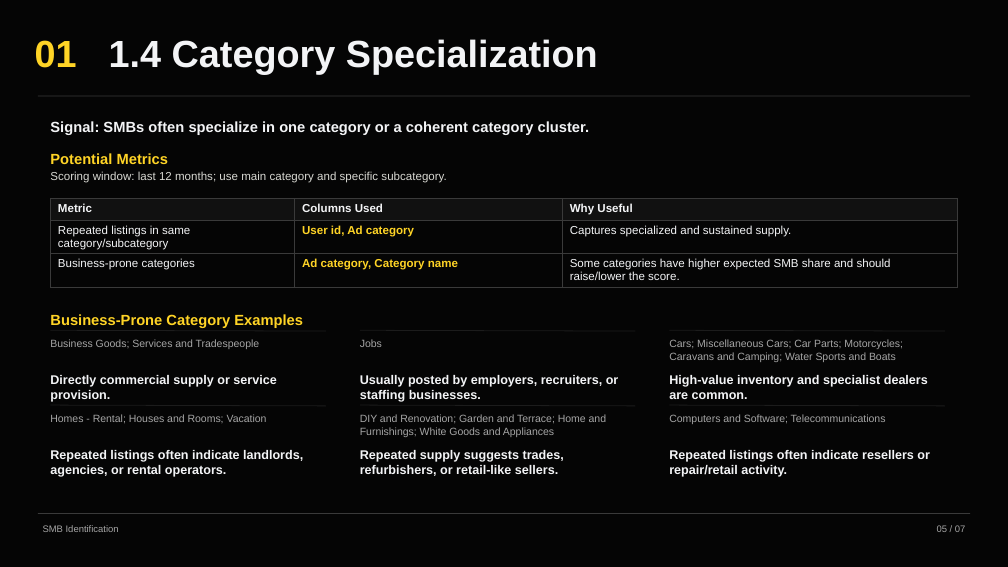
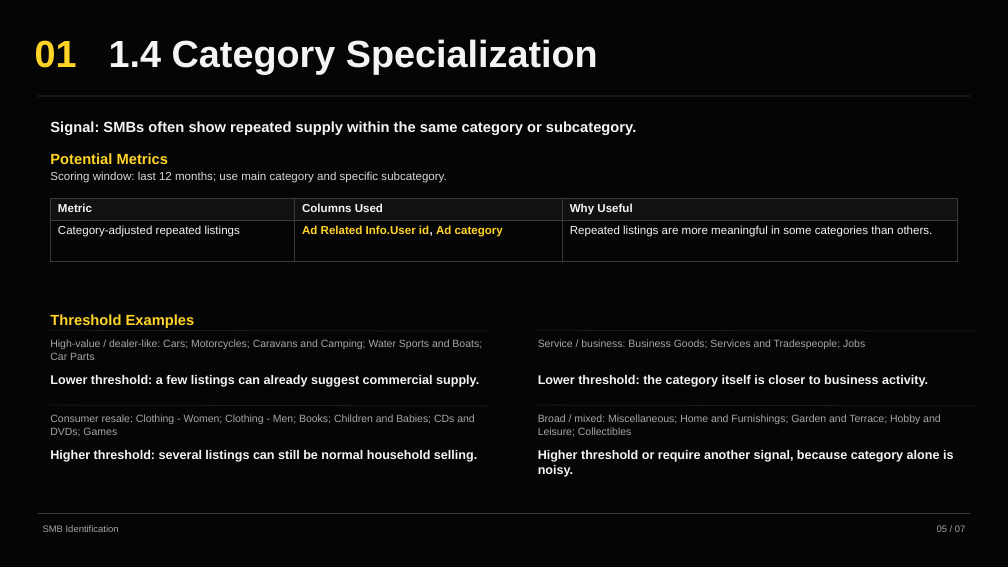
Before and after one commit to omer-t/marktplaats-assignment, a slide deck: slide 6 of deliverables/smb_bundles/assignment_2_smb_bundles.pptx. Drawn at 1008x567 pixels with LibreOffice and Linux fonts; fonts in the diff are those of the drawing. Boxes give left, top, right and bottom in pixels: in the first picture for what was removed or moved away, otherwise in the second. Text is boxed around its words. In the diff, an @@ line names an element or a change of style, - is before the commit and + after.

```diff
--- a/deliverables/smb_bundles/assignment_2_smb_bundles.pptx
+++ b/deliverables/smb_bundles/assignment_2_smb_bundles.pptx
@@ text at [50,121,636,135]: text changed @@
-Signal: SMBs often specialize in one category or a coherent category cluster.
+Signal: SMBs often show repeated supply within the same category or subcategory.
@@ table at [51,198,958,261] @@
-row 2: Repeated listings in same category/subcategory | User id, Ad category | Captures specialized and sustained supply.
-row 3: Business-prone categories | Ad category, Category name | Some categories have higher expected SMB share and should raise/lower the score.
+row 2: Category-adjusted repeated listings | Ad Related Info.User id, Ad category | Repeated listings are more meaningful in some categories than others.
@@ text at [50,314,195,328]: text changed @@
-Business-Prone Category Examples
+Threshold Examples
@@ text at [50,339,482,360]: text changed @@
-Business Goods; Services and Tradespeople
+High-value / dealer-like: Cars; Motorcycles; Caravans and Camping; Water Sports and Boats; Car Parts
@@ line moved from (51, 330) - (326, 331) to (51, 330) - (488, 331) @@
@@ line moved from (360, 330) - (636, 331) to (538, 330) - (975, 331) @@
@@ text at [538,339,865,349]: text changed @@
-Jobs
+Service / business: Business Goods; Services and Tradespeople; Jobs
@@ text at [50,375,479,387]: text changed @@
-Directly commercial supply or service provision.
+Lower threshold: a few listings can already suggest commercial supply.
@@ text removed at [360,375,619,402] @@
-Usually posted by employers, recruiters, or staffing businesses.
@@ text added at [538,375,928,387], 12 pt, text #F3F4F6, bold @@
+Lower threshold: the category itself is closer to business activity.
@@ text removed at [669,375,928,399] @@
-High-value inventory and specialist dealers are common.
@@ text at [50,414,474,436]: text changed @@
-Cars; Miscellaneous Cars; Car Parts; Motorcycles; Caravans and Camping; Water Sports and Boats
+Consumer resale: Clothing - Women; Clothing - Men; Books; Children and Babies; CDs and DVDs; Games
@@ line moved from (669, 330) - (945, 331) to (51, 405) - (488, 406) @@
@@ line removed from (360, 405) to (636, 406) @@
@@ text removed at [360,414,606,437] @@
-DIY and Renovation; Garden and Terrace; Home and Furnishings; White Goods and Appliances
@@ line moved from (51, 405) - (326, 406) to (538, 405) - (975, 406) @@
@@ text at [538,414,940,436]: text changed @@
-Homes - Rental; Houses and Rooms; Vacation
+Broad / mixed: Miscellaneous; Home and Furnishings; Garden and Terrace; Hobby and Leisure; Collectibles
@@ text removed at [669,414,886,424] @@
-Computers and Software; Telecommunications
@@ text added at [50,450,477,462], 12 pt, text #F3F4F6, bold @@
+Higher threshold: several listings can still be normal household selling.
@@ text removed at [360,450,564,476] @@
-Repeated supply suggests trades, refurbishers, or retail-like sellers.
@@ text at [538,450,953,477]: text changed @@
-Repeated listings often indicate landlords, agencies, or rental operators.
+Higher threshold or require another signal, because category alone is noisy.
@@ text removed at [669,450,930,477] @@
-Repeated listings often indicate resellers or repair/retail activity.
```
Also in this commit, not shown: 1 other slide changed, 8 other files.
